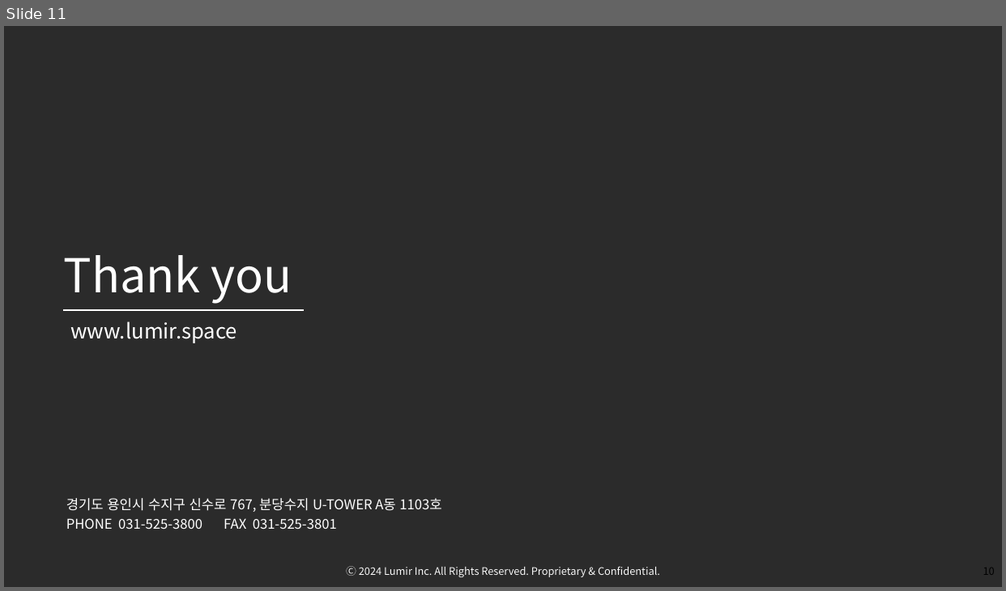
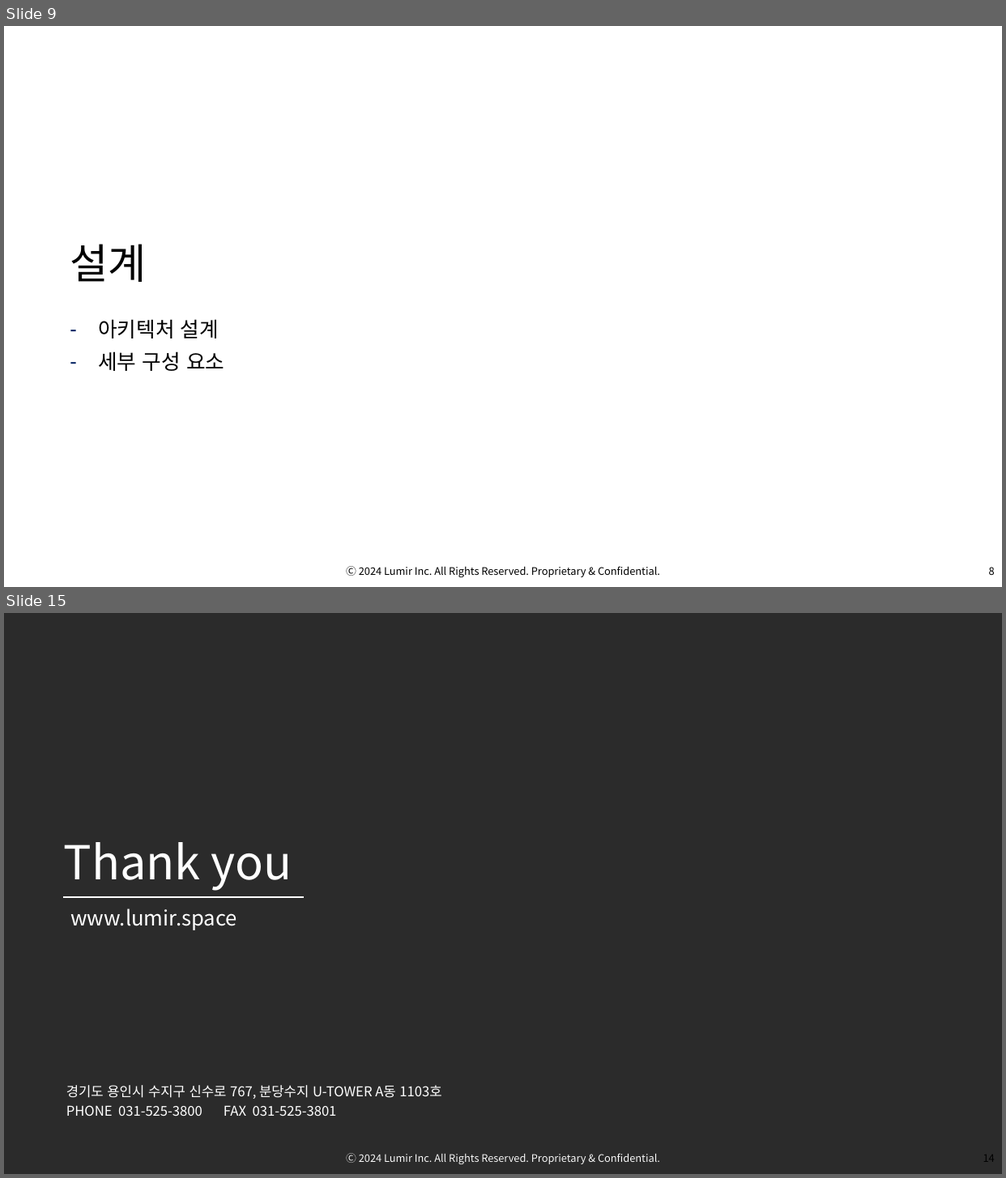
Before and after one commit to OsterRepository/OsterRepository, a slide deck: 기술 7부 김민수 성과 발표.pptx. Shown one above the other, each under a label of ours: slide 11 before the commit, slides 9 and 15 after it; the slides between them are not shown. The pictures are 1006x591 and 1006x1178 pixels, drawn with LibreOffice and Linux fonts; fonts in the diff are those of the drawing; background and template pictures are left out; a plain dark background stands for a picture behind light text. Boxes give left, top, right and bottom in pixels: in the first picture for what was removed or moved away, otherwise in the second. Text is boxed around its words. In the diff, an @@ line names an element or a change of style, - is before the commit and + after.

```diff
--- a/기술 7부 김민수 성과 발표.pptx
+++ b/기술 7부 김민수 성과 발표.pptx
@@ slide 9 added at (4,26,1002,587), background picture (left out); not listed: 2 template elements that a slide beside it also shows @@
@@ title added at (70,244,146,282), 40 pt, text #000000 @@
+설계
@@ text added at (98,319,224,371), 20 pt, text #000000 @@
+– 아키텍처 설계
+– 세부 구성 요소
@@ what was slide 11 is now slide 15 @@
```
Also in this commit, not shown: 5 slides changed, 7 other slides added, 4 slides removed, 1 other file.
